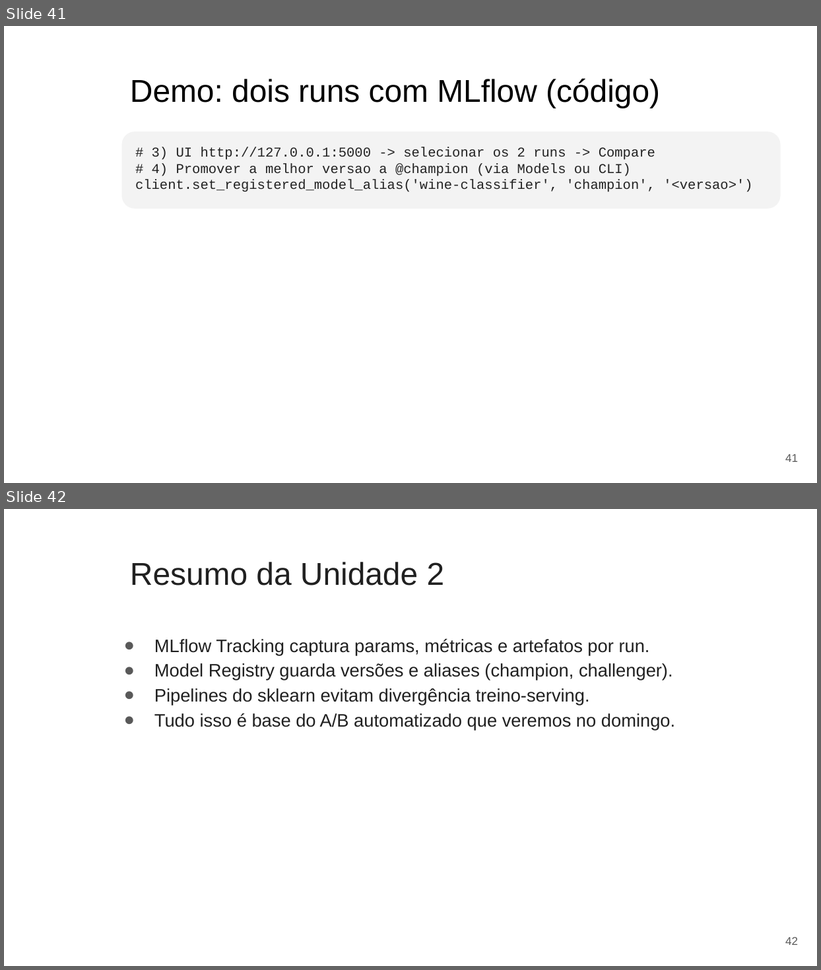
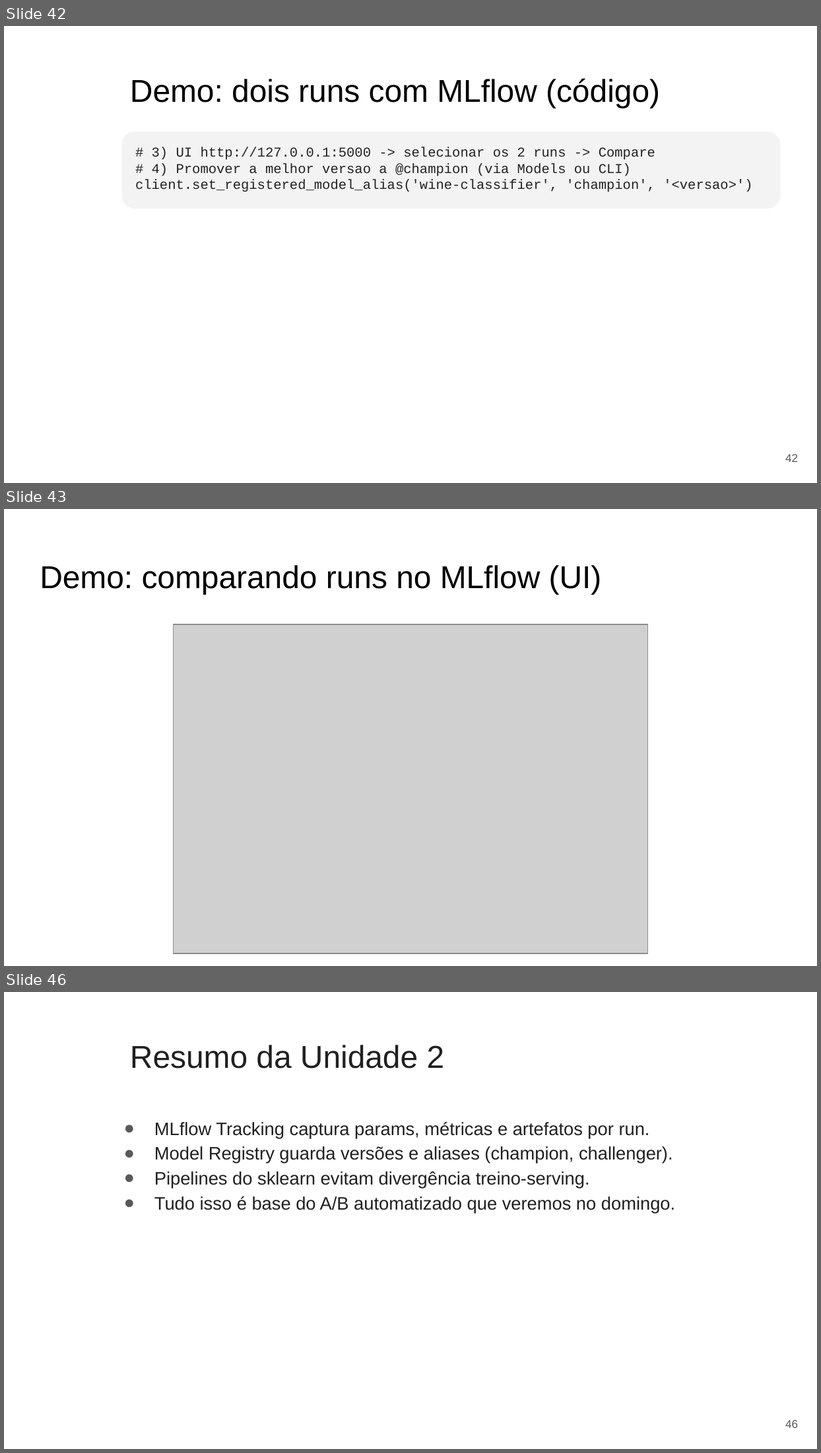
Before and after one commit to gilvanveras/gilvanvmj-mlops-icev, a slide deck: Slides_Sabado.pptx. Shown one above the other, each under a label of ours: slides 41 and 42 before the commit, slides 42, 43 and 46 after it; the slides between them are not shown. The pictures are 821x970 and 821x1453 pixels, drawn with LibreOffice and Linux fonts; fonts in the diff are those of the drawing; grey boxes stand for pictures; background and template pictures are left out. Boxes give left, top, right and bottom in pixels: in the first picture for what was removed or moved away, otherwise in the second. Text is boxed around its words. In the diff, an @@ line names an element or a change of style, - is before the commit and + after.

Commit message:
docs(slides): onda 2 + screenshots de UI
Sabado: 3 slides novos (estrutura src/, promover @champion, /predict+WineInput) e 3 screenshots de UI (compare, registry @champion, swagger).
Domingo: 3 screenshots de UI (CI Actions verde, docker compose, drift Evidently).

```diff
--- a/Slides_Sabado.pptx
+++ b/Slides_Sabado.pptx
@@ slide 43 added at [4, 509, 817, 966], background picture (left out) @@
@@ title added at [40, 565, 602, 594], 28 pt, text #000000 @@
+Demo: comparando runs no MLflow (UI)
@@ picture added at [173, 625, 648, 954] @@
@@ what was slide 41 is now slide 42 @@
@@ page number at [785, 454, 798, 462]: text changed @@
-41
+42
@@ what was slide 42 is now slide 46 @@
@@ page number at [785, 1420, 798, 1428]: text changed @@
-42
+46
```
Also in this commit, not shown: 5 other slides added, 1 other file.
